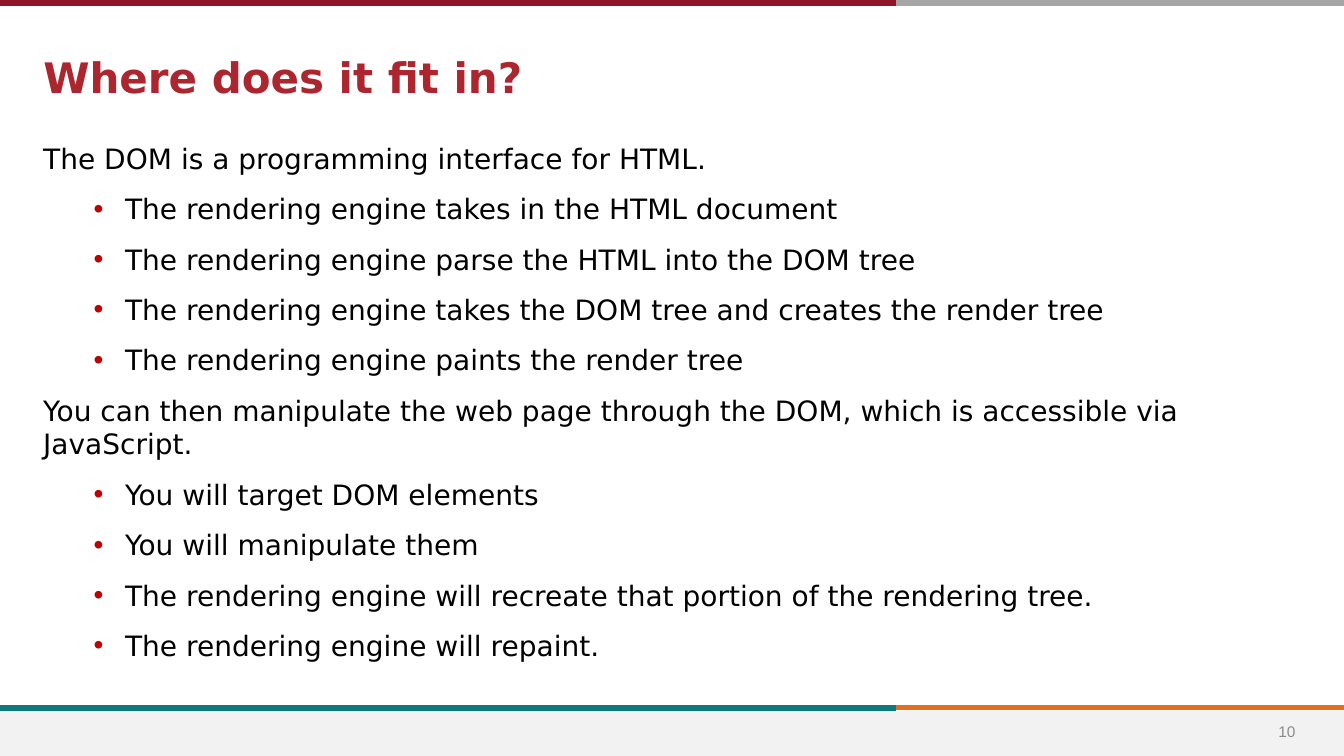
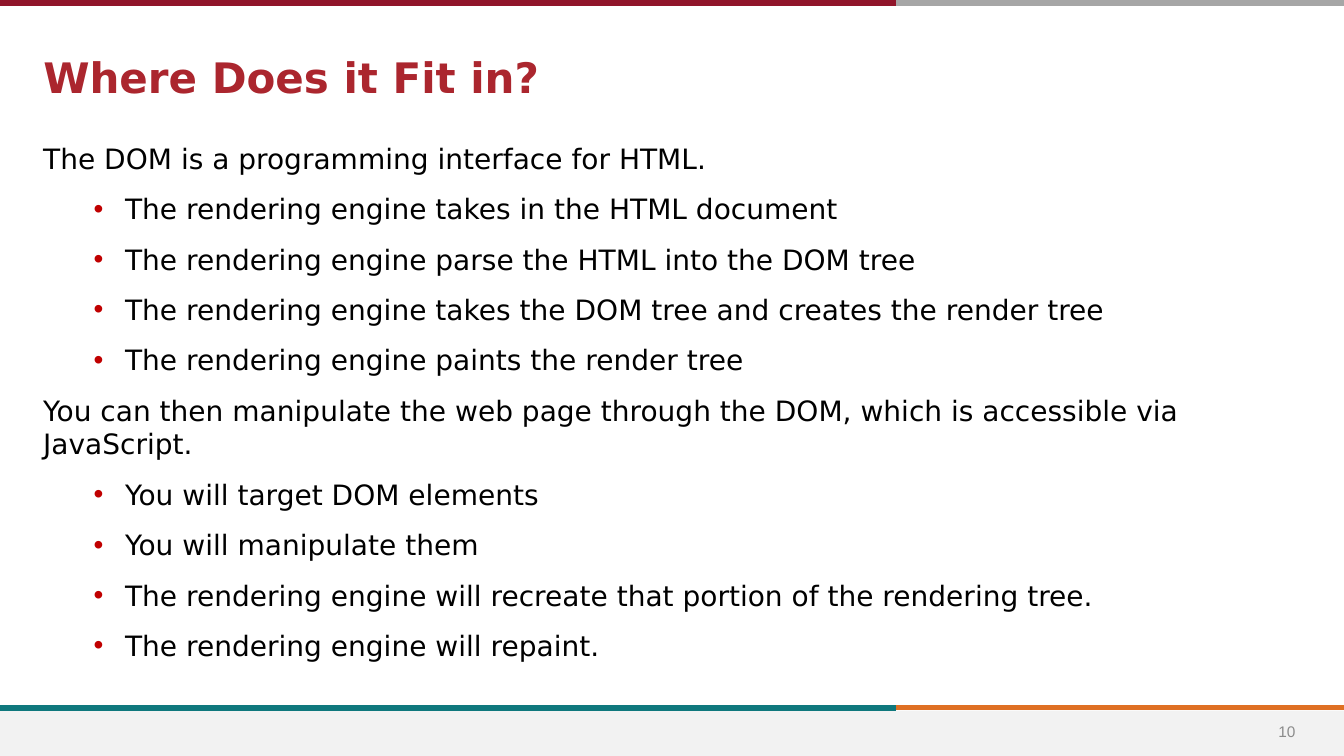
Before and after one commit to stevens-cs546-cs554/CS-546, a slide deck: slide 10 of lecture_09/Frontend JavaScript and Client-Side Form Validation.pptx. Drawn at 1344x756 pixels with LibreOffice and Linux fonts; fonts in the diff are those of the drawing; background and template pictures are left out. Boxes give left, top, right and bottom in pixels: in the first picture for what was removed or moved away, otherwise in the second. Text is boxed around its words. In the diff, an @@ line names an element or a change of style, - is before the commit and + after.

```diff
--- a/lecture_09/Frontend JavaScript and Client-Side Form Validation.pptx
+++ b/lecture_09/Frontend JavaScript and Client-Side Form Validation.pptx
@@ title at [43, 61, 539, 94]: text changed @@
-Where does it fit in?
+Where Does it Fit in?
```
Also in this commit, not shown: 20 other slides changed, 1 slide added, 26 other files.
